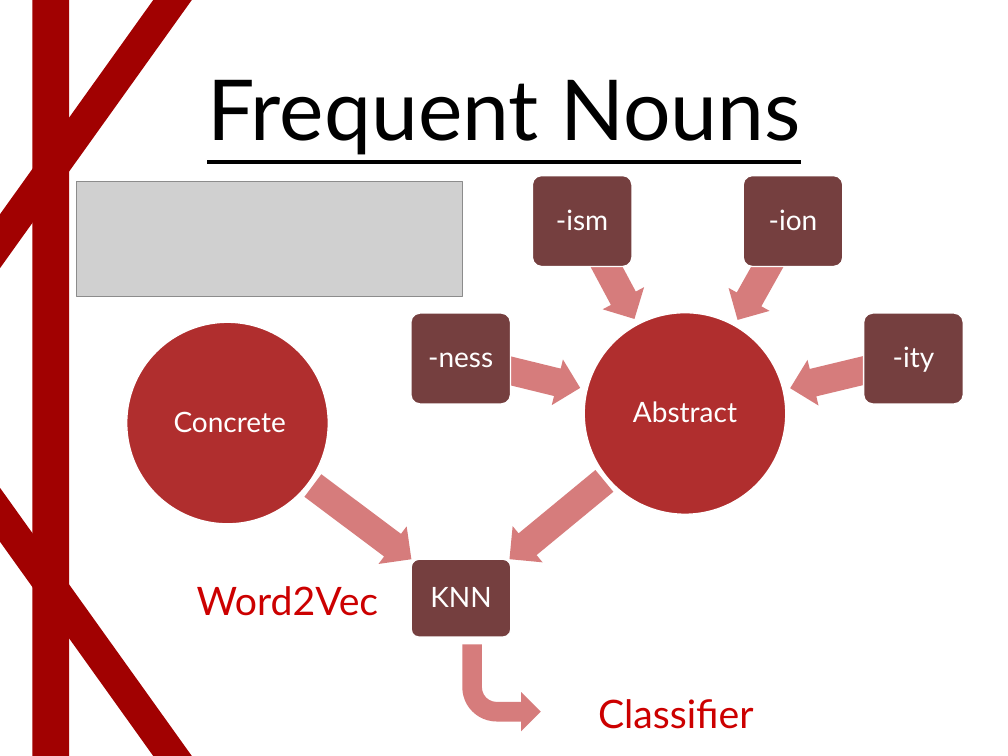
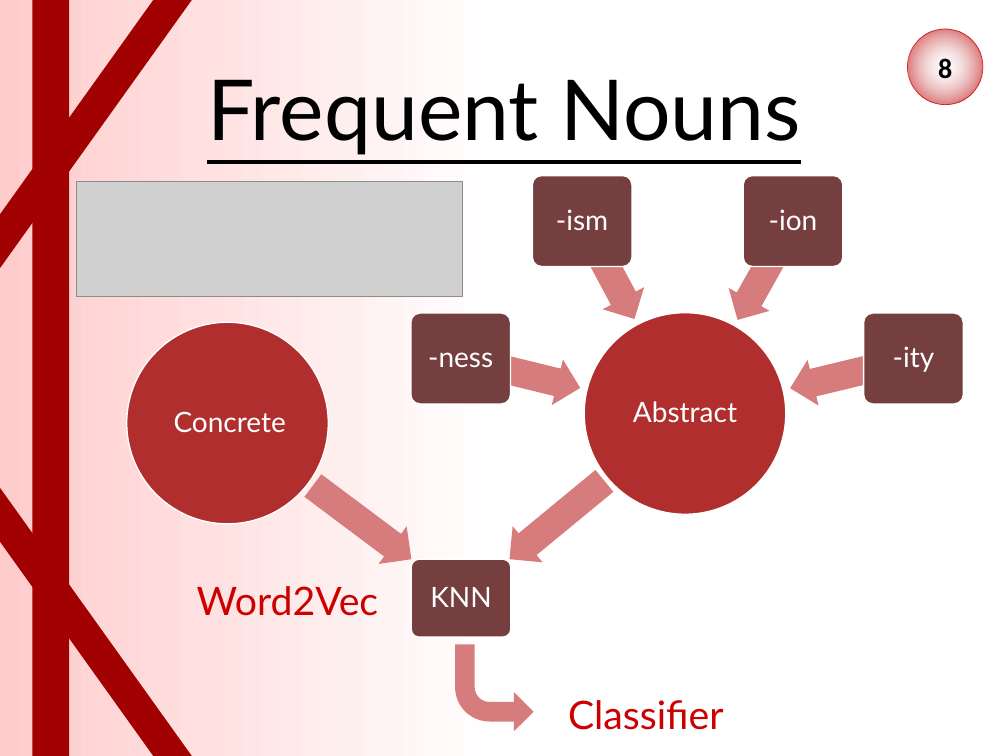
Before and after one commit to uriariel/Coeus, a slide deck: slide 8 of Presentation.pptx. Drawn at 1008x756 pixels with LibreOffice and Linux fonts; fonts in the diff are those of the drawing; grey boxes stand for pictures. Boxes give left, top, right and bottom in pixels: in the first picture for what was removed or moved away, otherwise in the second. Text is boxed around its words. In the diff, an @@ line names an element or a change of style, - is before the commit and + after.

Commit message:
Presentation background

```diff
--- a/Presentation.pptx
+++ b/Presentation.pptx
@@ background #FFFFFF to gradient #FFCCCC to #FFFFFF @@
@@ page number added at (907, 29, 983, 105), fill gradient #F6F8FC to #C00000, outline #CC0000 0.5 pt, 20 pt, text #000000, bold @@
+8
@@ bent arrow: place and size @@
-bent arrow at (463, 644, 541, 731)
+bent arrow at (455, 644, 533, 731)
@@ text "Classifier": place and size @@
-text "Classifier" at (598, 699, 753, 729)
+text "Classifier" at (568, 700, 723, 730)
```
Also in this commit, not shown: 8 other slides changed.
